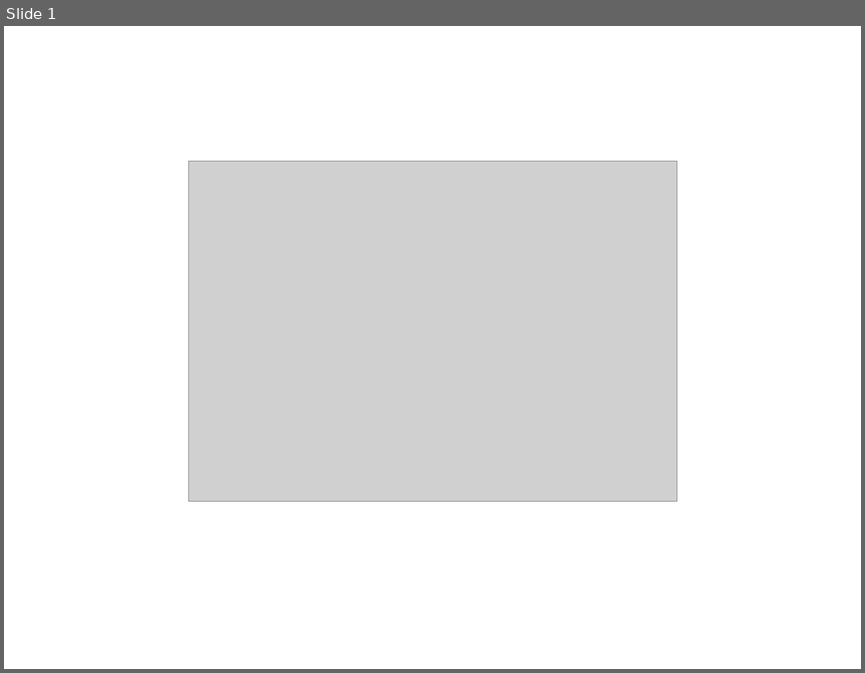
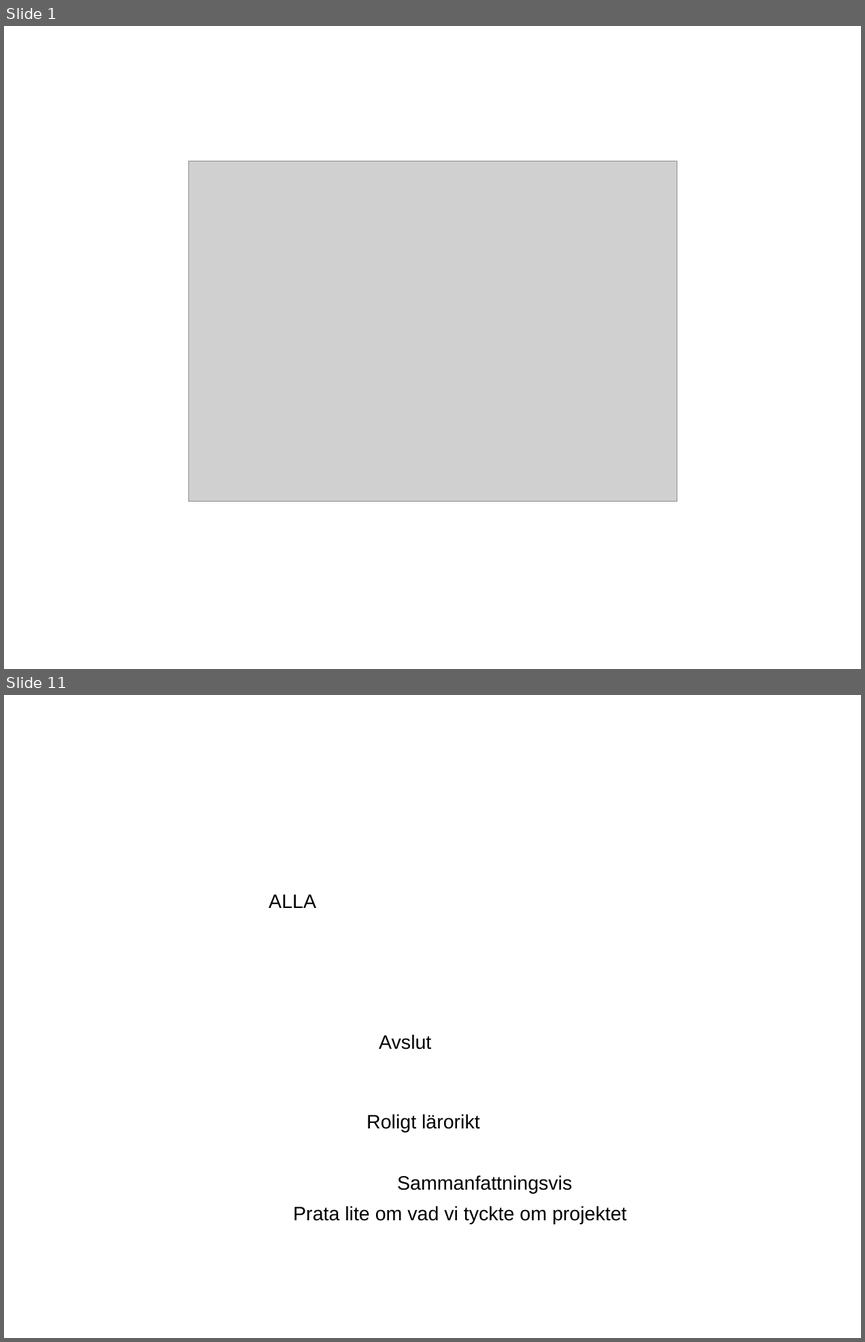
Before and after one commit to Hanicef/teamsassy, a slide deck: documents/Presentation.odp. Shown one above the other, each under a label of ours: slide 1 before the commit, slides 1 and 11 after it; the slides between them are not shown. The pictures are 865x673 and 865x1342 pixels, drawn with LibreOffice and Linux fonts; fonts in the diff are those of the drawing; grey boxes stand for pictures. Boxes give left, top, right and bottom in pixels: in the first picture for what was removed or moved away, otherwise in the second. Text is boxed around its words. In the diff, an @@ line names an element or a change of style, - is before the commit and + after.

```diff
--- a/documents/Presentation.odp
+++ b/documents/Presentation.odp
@@ slide 11 added at bbox=[4, 695, 861, 1338], background #FFFFFF @@
@@ text added at bbox=[269, 894, 316, 908], 18 pt, text #000000 @@
+ALLA
@@ text added at bbox=[379, 1034, 431, 1049], 18 pt, text #000000 @@
+Avslut
@@ text added at bbox=[366, 1114, 480, 1132], 18 pt, text #000000 @@
+Roligt lärorikt
@@ text added at bbox=[397, 1175, 572, 1193], 18 pt, text #000000 @@
+Sammanfattningsvis
@@ text added at bbox=[293, 1206, 627, 1223], 18 pt, text #000000 @@
+Prata lite om vad vi tyckte om projektet
```
Also in this commit, not shown: 5 slides changed, 4 other slides added, 2 slides removed.
